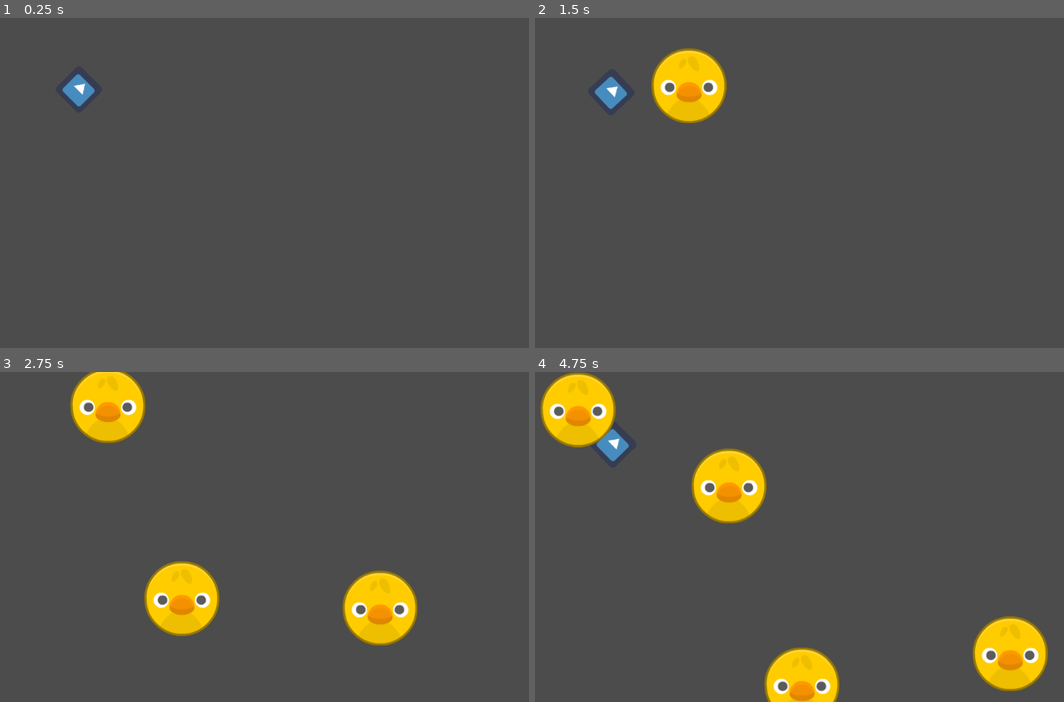
Above: before the commit, frames 1-4 (two rows, left to right).
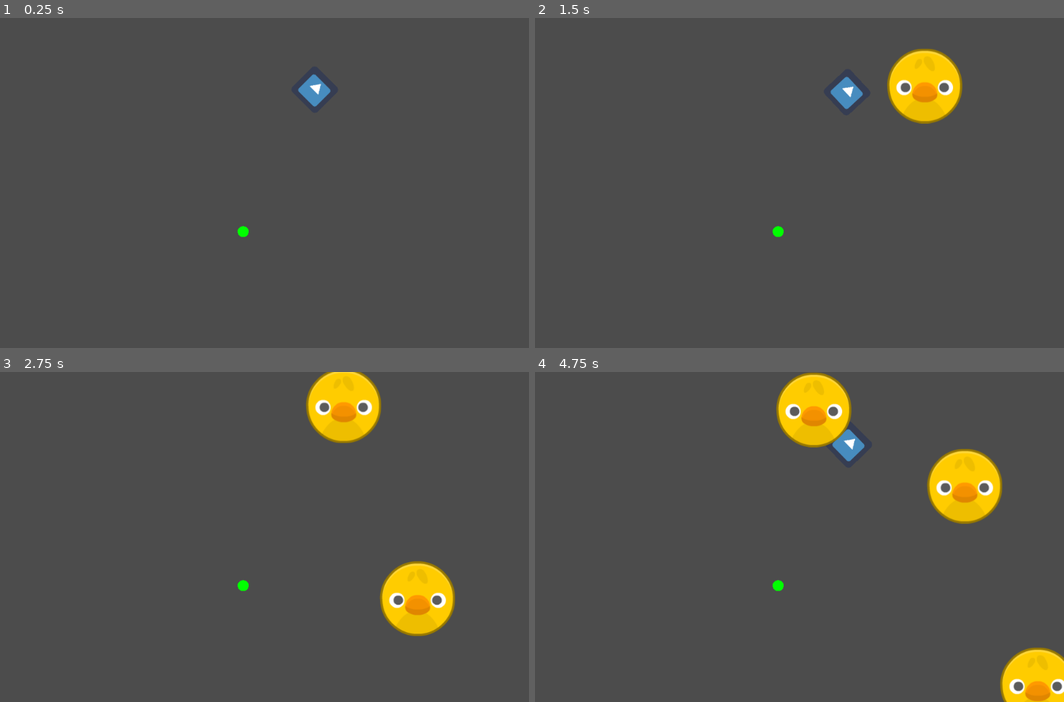
Above: after the commit, the same moments.

Repository: doctor-g/GGJ21
Game: Godot game, scene res://src/Level.tscn
Same seed, same stepped clock (60 frames per second), same inputs: the game is played once before the commit and once after it. Before the commit the project has no main scene; this scene is started directly in both runs. The engine's default icon, where the game draws it, is replaced by a stand-in: a white triangle on a blue panel in a dark square.
Inputs (mouse positions are in pixels of both pictures, inside the frame that each line leads up to):
- Up to frame 1 (0.25 s): no input
- Up to frame 2 (1.5 s): tap Enter at 0.5 s; move the mouse to (905, 166) at 0.52 s; click (905, 166) at 0.67 s; move the mouse to (667, 199) at 1.27 s; click (667, 199) at 1.42 s
- Up to frame 3 (2.75 s): move the mouse to (301, 464) at 2.02 s; click (301, 464) at 2.17 s
- Up to frame 4 (4.75 s): move the mouse to (751, 603) at 2.77 s; click (751, 603) at 2.92 s; move the mouse to (952, 586) at 3.52 s; click (952, 586) at 3.67 s; move the mouse to (614, 487) at 4.27 s; click (614, 487) at 4.42 s

The runs differ from the first frame. In frame 1, 0.8% of the frame differs, in the area x 11-63%, y 16-67%; in frame 2, 5.8%; in frame 3, 11%; in frame 4, 16%, in the area x 1-100%, y 0-100%.

Commit message:
Add ball hits peg

Diff:
--- a/project/project.godot
+++ b/project/project.godot
@@ -8,14 +8,20 @@
 
 config_version=4
 
-_global_script_classes=[  ]
+_global_script_classes=[ {
+"base": "StaticBody2D",
+"class": "Peg",
+"language": "GDScript",
+"path": "res://src/Peg.gd"
+} ]
 _global_script_class_icons={
-
+"Peg": ""
 }
 
 [application]
 
 config/name="GGJ21"
+run/main_scene="res://src/Level.tscn"
 config/icon="res://icon.png"
 
 [rendering]
--- /dev/null
+++ b/project/src/Ball.gd
@@ -0,0 +1,7 @@
+extends RigidBody2D
+
+
+
+func _on_Ball_body_shape_entered(_body_id, body, _body_shape, _local_shape):
+	if body is Peg:
+		body.hit()
--- a/project/src/Ball.tscn
+++ b/project/src/Ball.tscn
@@ -1,14 +1,19 @@
-[gd_scene load_steps=3 format=2]
+[gd_scene load_steps=4 format=2]
 
 [ext_resource path="res://assets/animals/chick.png" type="Texture" id=1]
+[ext_resource path="res://src/Ball.gd" type="Script" id=2]
 
 [sub_resource type="CircleShape2D" id=1]
 radius = 70.0
 
 [node name="Ball" type="RigidBody2D"]
+contacts_reported = 1
+contact_monitor = true
+script = ExtResource( 2 )
 
 [node name="Sprite" type="Sprite" parent="."]
 texture = ExtResource( 1 )
 
 [node name="CollisionShape2D" type="CollisionShape2D" parent="."]
 shape = SubResource( 1 )
+[connection signal="body_shape_entered" from="." to="." method="_on_Ball_body_shape_entered"]
--- a/project/src/Level.tscn
+++ b/project/src/Level.tscn
@@ -1,6 +1,7 @@
-[gd_scene load_steps=2 format=2]
+[gd_scene load_steps=3 format=2]
 
 [ext_resource path="res://src/Shooter.tscn" type="PackedScene" id=1]
+[ext_resource path="res://src/Peg.tscn" type="PackedScene" id=2]
 
 [node name="Level" type="Control"]
 anchor_right = 1.0
@@ -10,4 +11,7 @@
 }
 
 [node name="Shooter" parent="." instance=ExtResource( 1 )]
-position = Vector2( 78.7332, -0.222725 )
+position = Vector2( 506, 0 )
+
+[node name="Peg" parent="." instance=ExtResource( 2 )]
+position = Vector2( 506, 388.432 )
--- /dev/null
+++ b/project/src/Peg.gd
@@ -0,0 +1,21 @@
+class_name Peg
+extends StaticBody2D
+
+signal destroyed(level)
+
+export var _health := 1
+
+var _level := 0
+
+func _ready():
+	_level = _health
+
+func hit():
+	_health -= 1
+	if _health <= 0:
+		emit_signal("destroyed", _level)
+		print("SQUISHED A PEG")
+		queue_free()
+
+func _draw():
+	draw_circle(Vector2.ZERO, 10, Color.green)
--- /dev/null
+++ b/project/src/Peg.tscn
@@ -0,0 +1,12 @@
+[gd_scene load_steps=3 format=2]
+
+[ext_resource path="res://src/Peg.gd" type="Script" id=1]
+
+[sub_resource type="CircleShape2D" id=1]
+radius = 24.5628
+
+[node name="Peg" type="StaticBody2D"]
+script = ExtResource( 1 )
+
+[node name="CollisionShape2D" type="CollisionShape2D" parent="."]
+shape = SubResource( 1 )
